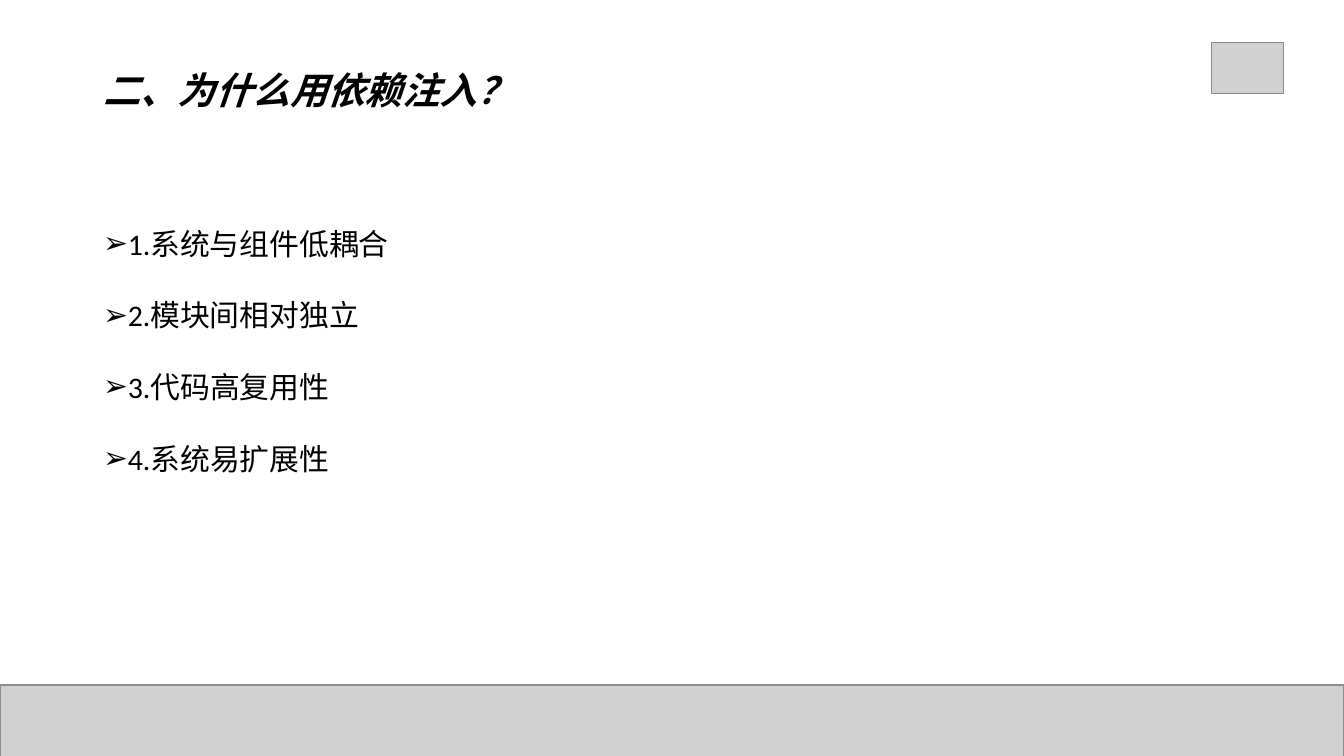
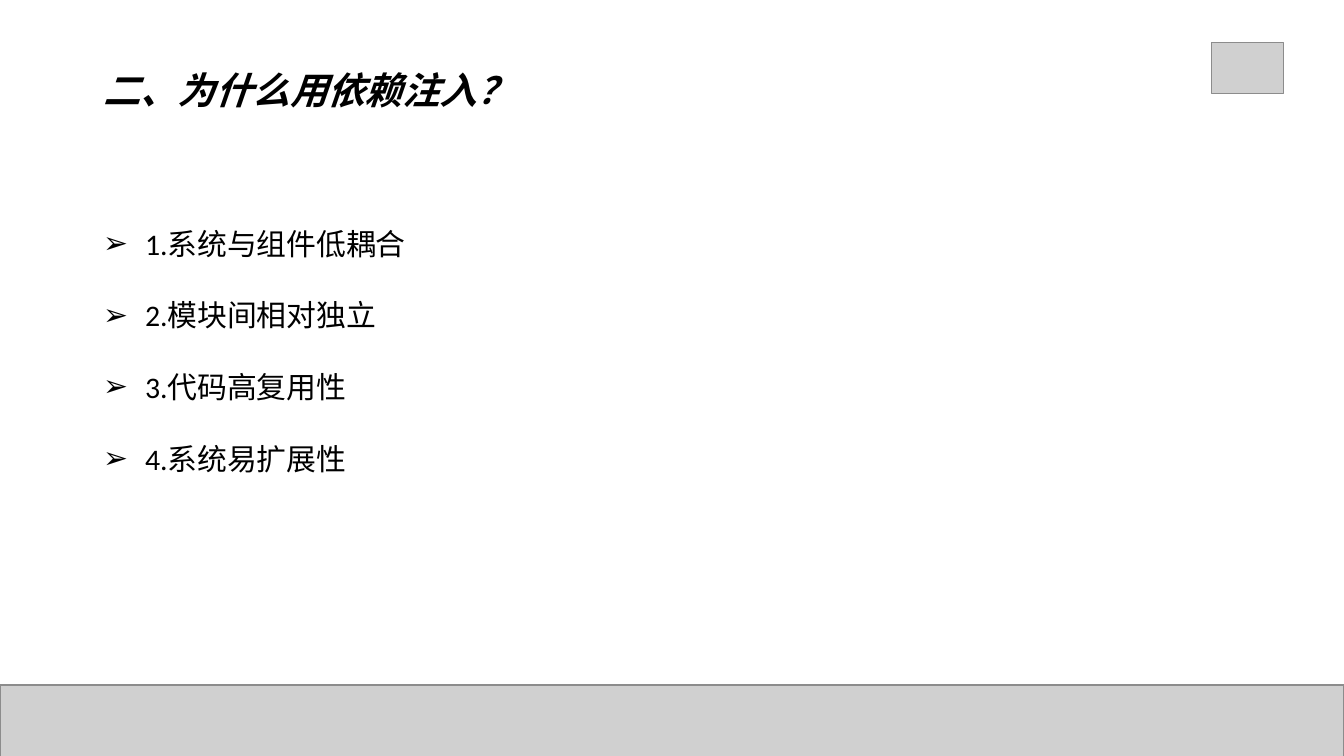
Before and after one commit to Mrchensama/DependenceInjection, a slide deck: slide 8 of 陈胡-依赖注入.pptx. Drawn at 1344x756 pixels with LibreOffice and Linux fonts; fonts in the diff are those of the drawing; grey boxes stand for pictures. Boxes give left, top, right and bottom in pixels: in the first picture for what was removed or moved away, otherwise in the second. Text is boxed around its words. In the diff, an @@ line names an element or a change of style, - is before the commit and + after.

```diff
--- a/陈胡-依赖注入.pptx
+++ b/陈胡-依赖注入.pptx
@@ text "1.系统与组件低耦合" at bbox=[145, 230, 406, 473]: indent changed @@
```
Also in this commit, not shown: 1 other slide changed.
